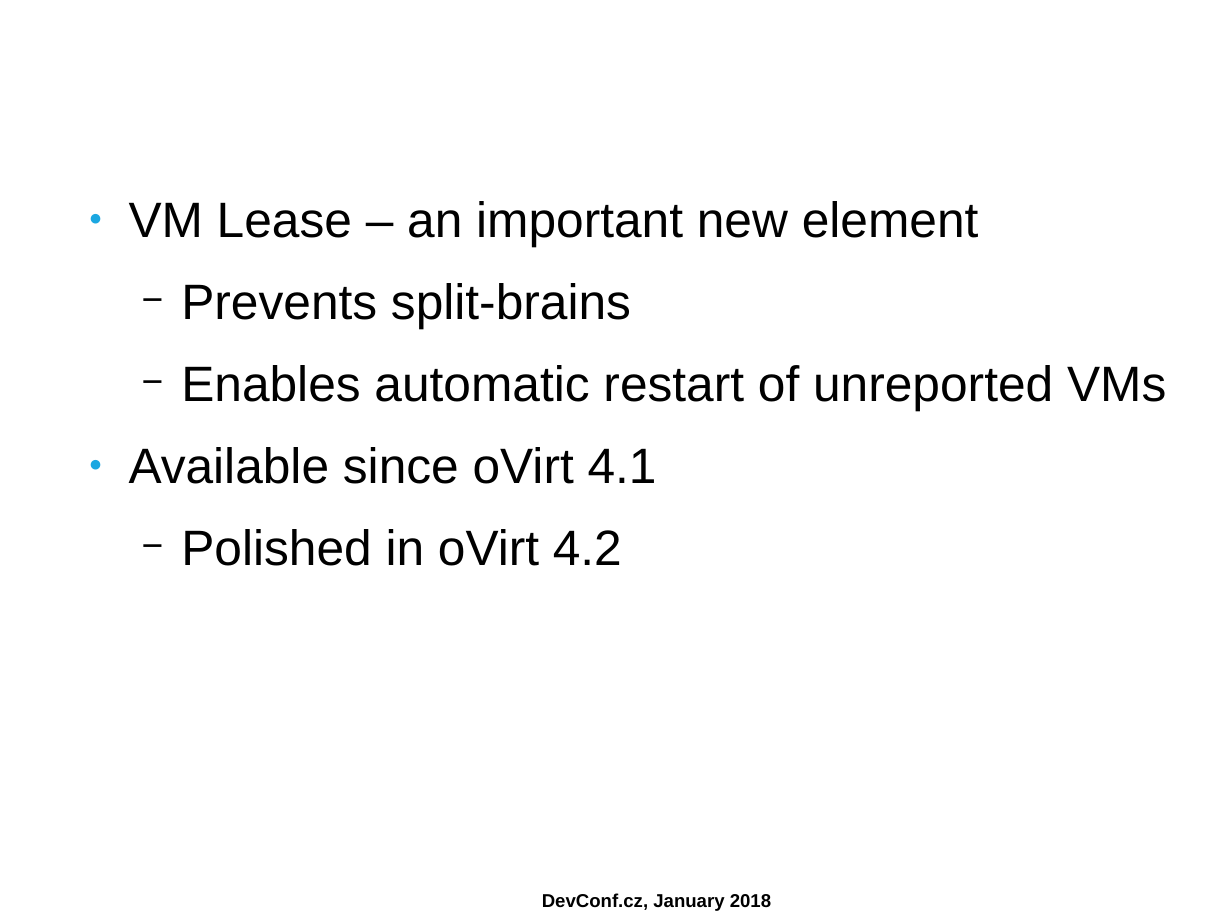
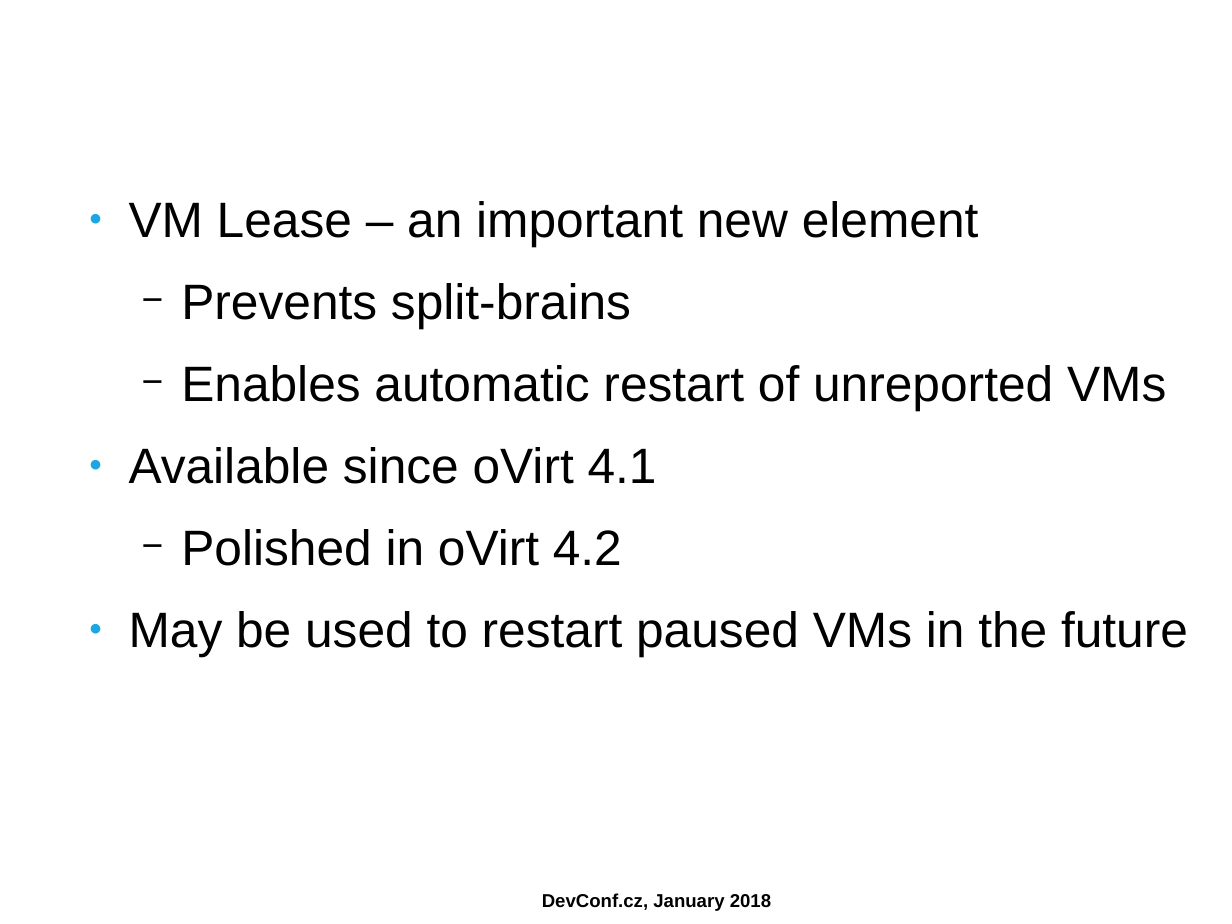
Before and after one commit to ahadas/ahadas.github.io, a slide deck: slide 47 of slides/high_availability_with_no_split_brains.odp. Drawn at 1232x924 pixels with LibreOffice and Linux fonts; fonts in the diff are those of the drawing; background and template pictures are left out. Boxes give left, top, right and bottom in pixels: in the first picture for what was removed or moved away, otherwise in the second. Text is boxed around its words. In the diff, an @@ line names an element or a change of style, - is before the commit and + after.

```diff
--- a/slides/high_availability_with_no_split_brains.odp
+++ b/slides/high_availability_with_no_split_brains.odp
@@ text at [129, 611, 1188, 656]: paragraph added @@
+● May be used to restart paused VMs in the future
```
Also in this commit, not shown: 1 other slide changed.
